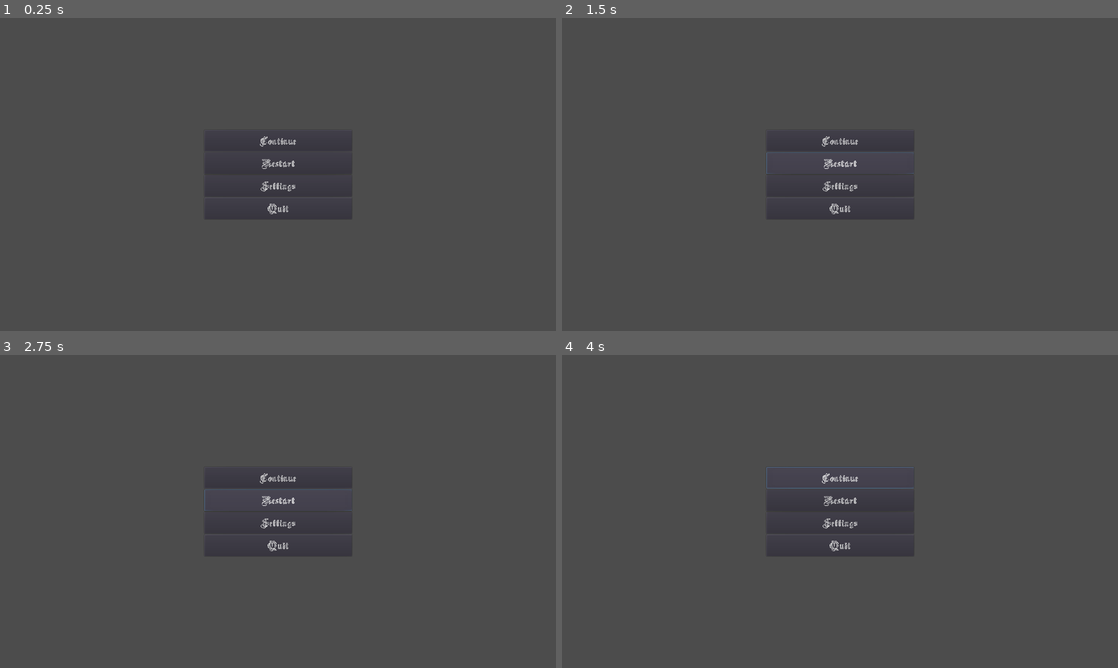
Above: before the commit, frames 1-4 (two rows, left to right).
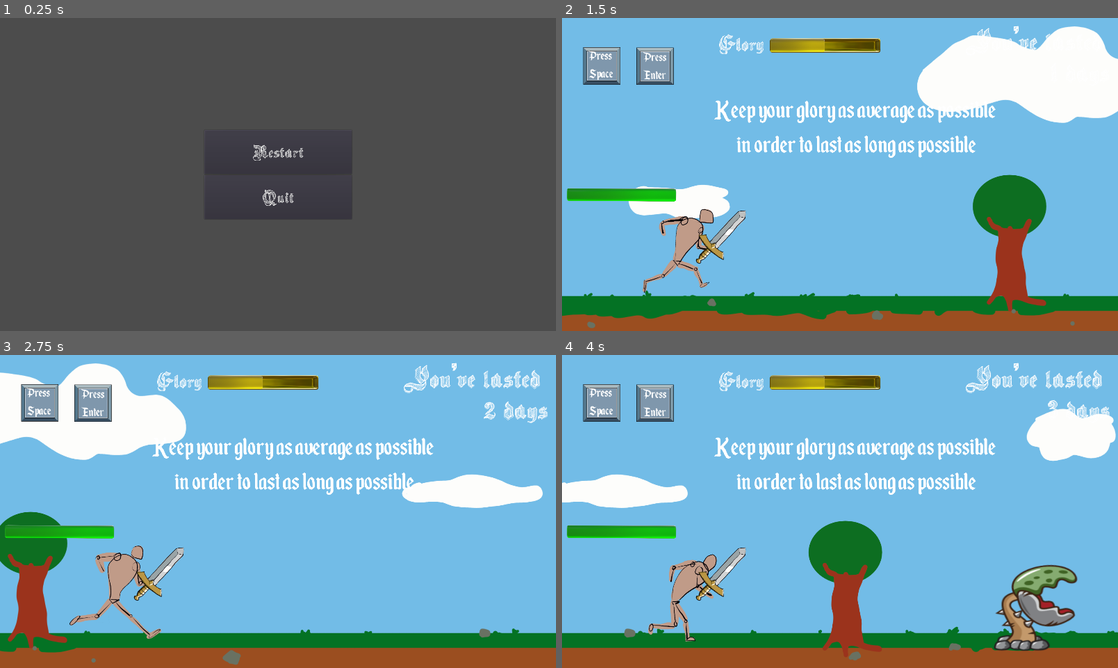
Above: after the commit, the same moments.

Repository: S-Blanco/GMTK_gamejam2023
Game: Godot game, scene res://Src/UI/Menu.tscn
Two runs of this game, one before a commit and one after it. Both use one fixed random seed, a clock stepped at 60 frames per second and the inputs below. This scene is started directly instead of the project's main scene.
Inputs (mouse positions are in pixels of both pictures, inside the frame that each line leads up to):
- Up to frame 1 (0.25 s): no input
- Up to frame 2 (1.5 s): click "Restart" at 0.5 s; click (840, 161) at 1.25 s, where only the run before the commit has a clickable "Restart"
- Up to frame 3 (2.75 s): click (278, 498) at 2 s, where only the run before the commit has a clickable "Restart"
- Up to frame 4 (4 s): click (840, 477) at 2.75 s, where only the run before the commit has a clickable "Continue"; click (840, 477) at 3.5 s, where only the run before the commit has a clickable "Continue"

The runs differ from the first frame. In frame 1, 0.6% of the frame differs, in the area x 45-55%, y 37-63%; in frame 2, 100%, in the area x 0-100%, y 0-100%; in frame 3, 100%; in frame 4, 100%.

Commit message:
Menu cleanup

Diff:
--- a/Game/Src/UI/Menu.gd
+++ b/Game/Src/UI/Menu.gd
@@ -18,7 +18,9 @@
 
 func _on_RestartButton_pressed():
 	# TODO : reset glory and distance in global_var
-	print("Restart the game, set glory to 50 and distance to 0")
+	GlobalVariables.glory= 0.1
+	GlobalVariables.distance = 0
+	get_tree().change_scene("res://Src/World/world.tscn")
 	# get_tree().change_scene("res://Src/TestEnemyMovement.tscn")
 
 func _on_QuitButton_pressed():
--- a/Game/Src/UI/Menu.tscn
+++ b/Game/Src/UI/Menu.tscn
@@ -8,11 +8,11 @@
 font_data = ExtResource( 2 )
 
 [sub_resource type="DynamicFont" id=2]
-size = 40
+size = 60
 font_data = ExtResource( 2 )
 
 [sub_resource type="DynamicFont" id=3]
-size = 40
+size = 60
 font_data = ExtResource( 2 )
 
 [node name="Menu" type="Control"]
@@ -31,6 +31,7 @@
 margin_bottom = 153.5
 
 [node name="ContinueButton" type="Button" parent="VBoxContainer"]
+visible = false
 margin_right = 509.0
 margin_bottom = 73.0
 size_flags_horizontal = 3
@@ -39,7 +40,6 @@
 text = "Continue"
 
 [node name="RestartButton" type="Button" parent="VBoxContainer"]
-margin_top = 77.0
 margin_right = 509.0
 margin_bottom = 151.0
 size_flags_horizontal = 3
@@ -48,16 +48,17 @@
 text = "Restart"
 
 [node name="SettingsButton" type="Button" parent="VBoxContainer"]
-margin_top = 155.0
+visible = false
+margin_top = 103.0
 margin_right = 509.0
-margin_bottom = 229.0
+margin_bottom = 203.0
 size_flags_horizontal = 3
 size_flags_vertical = 3
 custom_fonts/font = SubResource( 3 )
 text = "Settings"
 
 [node name="QuitButton" type="Button" parent="VBoxContainer"]
-margin_top = 233.0
+margin_top = 155.0
 margin_right = 509.0
 margin_bottom = 307.0
 size_flags_horizontal = 3
--- a/Game/Src/UI/StartGameScreen.tscn
+++ b/Game/Src/UI/StartGameScreen.tscn
@@ -72,13 +72,14 @@
 margin_bottom = -156.0
 
 [node name="StartButton" type="Button" parent="CanvasLayer/VBoxContainer"]
-margin_right = 393.0
+margin_right = 483.0
 margin_bottom = 132.0
 size_flags_horizontal = 4
 custom_fonts/font = SubResource( 2 )
-text = "Start New Game"
+text = "   Start New Game   "
 
 [node name="SettingsButton" type="Button" parent="CanvasLayer/VBoxContainer"]
+visible = false
 margin_left = 397.0
 margin_right = 590.0
 margin_bottom = 132.0
@@ -87,12 +88,12 @@
 text = "Settings"
 
 [node name="QuitButton" type="Button" parent="CanvasLayer/VBoxContainer"]
-margin_left = 594.0
-margin_right = 717.0
+margin_left = 487.0
+margin_right = 700.0
 margin_bottom = 132.0
 size_flags_horizontal = 4
 custom_fonts/font = SubResource( 4 )
-text = "Quit"
+text = "   Quit   "
 
 [connection signal="pressed" from="CanvasLayer/VBoxContainer/StartButton" to="." method="_on_StartButton_pressed"]
 [connection signal="pressed" from="CanvasLayer/VBoxContainer/SettingsButton" to="." method="_on_SettingsButton_pressed"]
--- a/Game/project.godot
+++ b/Game/project.godot
@@ -23,11 +23,17 @@
 "class": "StatsHero",
 "language": "GDScript",
 "path": "res://Src/Characters/StatsHero.gd"
+}, {
+"base": "KinematicBody2D",
+"class": "enemy",
+"language": "GDScript",
+"path": "res://Src/Characters/Enemy.gd"
 } ]
 _global_script_class_icons={
 "StatsEnemy": "",
 "StatsGen": "",
-"StatsHero": ""
+"StatsHero": "",
+"enemy": ""
 }
 
 [application]
